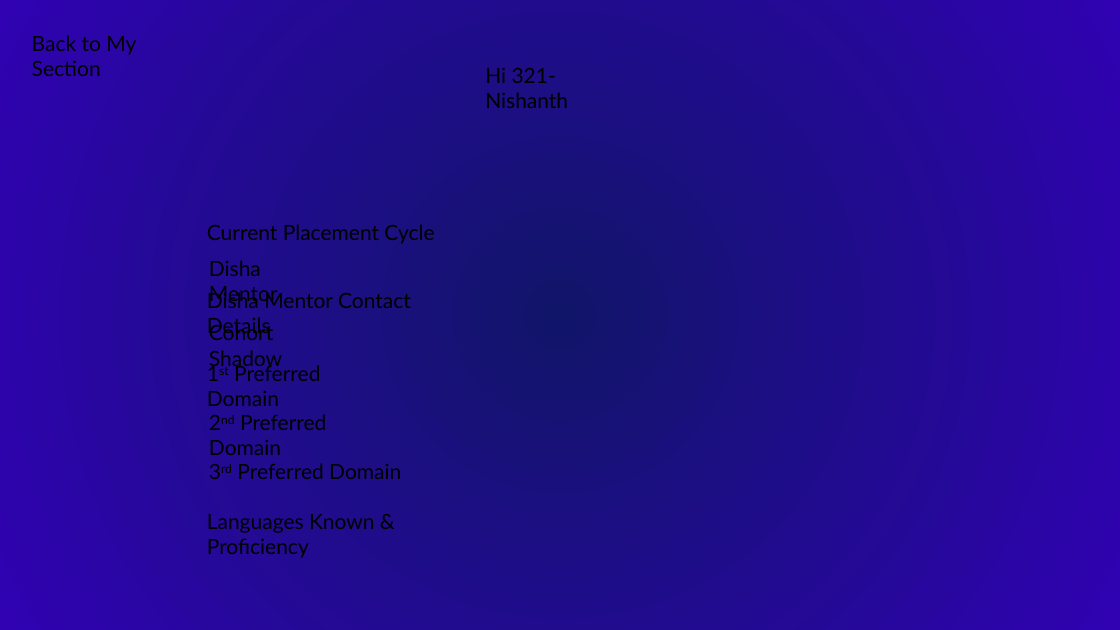
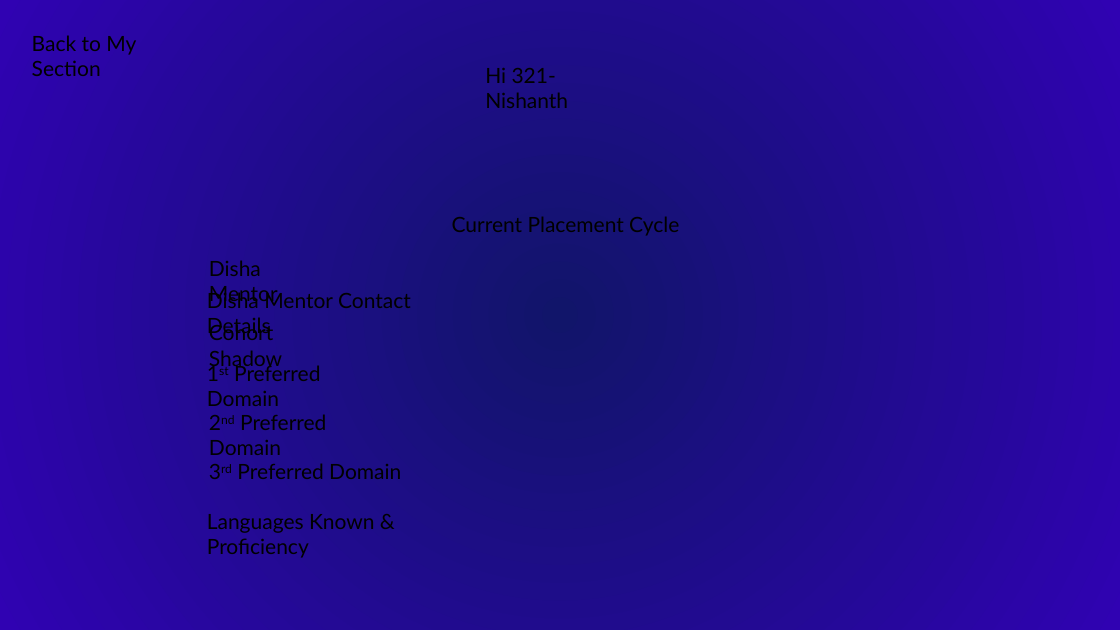
Before and after one commit to Nish60220110anth/vidyarth, a slide deck: slide 12 of wf/wireframe.pptx. Drawn at 1120x630 pixels with LibreOffice and Linux fonts; fonts in the diff are those of the drawing. Boxes give left, top, right and bottom in pixels: in the first picture for what was removed or moved away, otherwise in the second. Text is boxed around its words. In the diff, an @@ line names an element or a change of style, - is before the commit and + after.

```diff
--- a/wf/wireframe.pptx
+++ b/wf/wireframe.pptx
@@ text "Current Placement Cycle" moved from (x1=207, y1=224, x2=434, y2=244) to (x1=452, y1=216, x2=679, y2=236) @@
```
Also in this commit, not shown: 48 other files.
